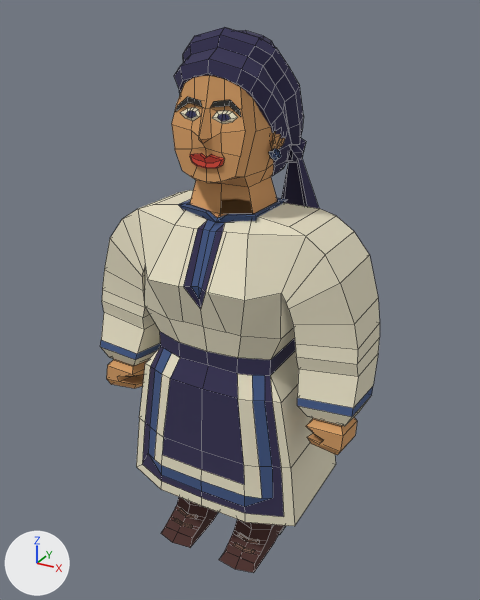
An edit to the FBX model people/Human/woman_1.fbx, drawn before and after from the same camera.
One viewpoint serves both versions: a camera (50 mm lens) standing at (0.535, -0.944, 0.968) and looking at (0.001, 0.025, 0.483). Arrows for +X, +Y and +Z are at lower left; the lights stay in place. Mesh edges are drawn as thin lines. Where no turn or scale is listed for an object, it has been applied to the vertices. Vertices at the same position are counted once.

Names of what the first picture shows: 'woman_1'.
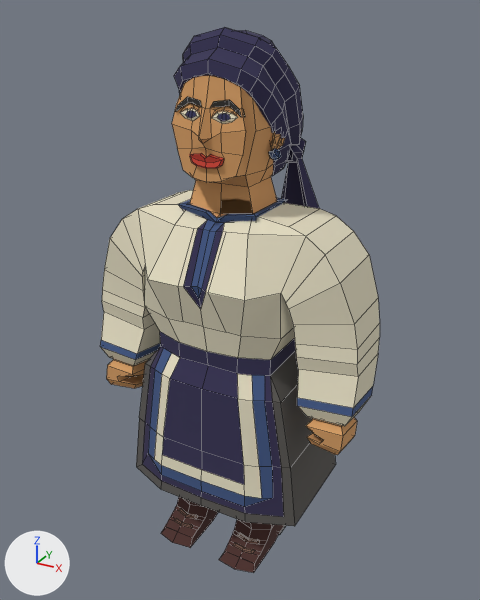
Location of each change, (x1, y1, x2, y2) in pixels of the pictures (480 x 600 px):
'woman_1', reshaped, moved: (100, 27, 380, 573) in both
part 1 of me_cube_006, built on: (172, 76, 272, 187) in both
part 2 of me_cube_006, surface changed: (136, 347, 336, 526) in both

Edits to the bpy script that builds the scene:
```text
Change me_cube_006:
    used by ob_woman_1; location = (0.0, 0.0, 0.0)
    remove me_cube_006.from_pydata(...)  # 894 vertices, 808 faces; spans x -0.256..0.257, y -0.126..0.162, z 0.0..0.941
    add me_cube_006.from_pydata(...)  # 906 vertices, 824 faces; spans x -0.256..0.257, y -0.126..0.162, z 0.0..0.941
    me_cube_006 part 1
    8 faces are deleted
    14 vertices move from x -0.065..0.064, y -0.078..-0.058, z 0.715..0.825 to x -0.065..0.064, y -0.077..-0.054, z 0.718..0.826
    12 vertices are added at x -0.044..0.045, y -0.075..-0.067, z 0.825..0.837
    24 new faces join them
    me_cube_006 part 2: 21 kept faces spanning x -0.173..0.175, y -0.123..0.123, z 0.123..0.404 get new texture (UV) coordinates
```
